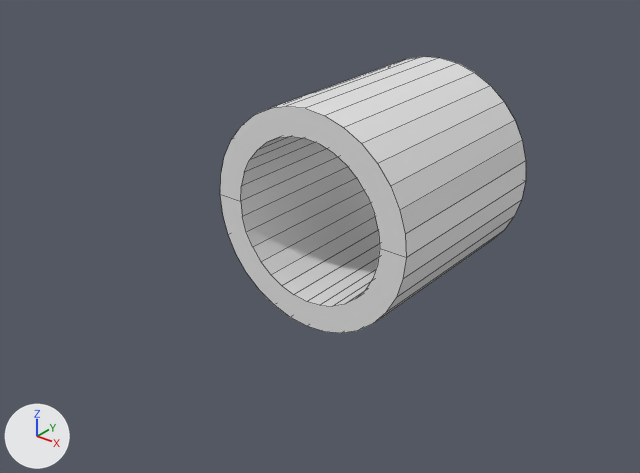
An edit to the Blender file modelos/cilindroRadio.blend, drawn before and after from the same camera.
Camera for both pictures: a 50 mm camera at (4.3, -6.19, 3.14) aimed at (-0.28, -0.47, -0.4). Arrows for +X, +Y and +Z are at lower left; the lights stay in place. Mesh edges are drawn as thin lines.

The scene before the commit, as lines of its bpy script (objects in view):
```python
me_cylinder = bpy.data.meshes.new('Cylinder')
me_cylinder.from_pydata(...)  # 128 vertices, 68 faces; spans x -1.0..1.0, y -1.0..1.0, z -1.0..1.0
ob_cylinder = bpy.data.objects.new('Cylinder', me_cylinder)
ob_cylinder.location = (0.0, 0.0, 0.0)
```
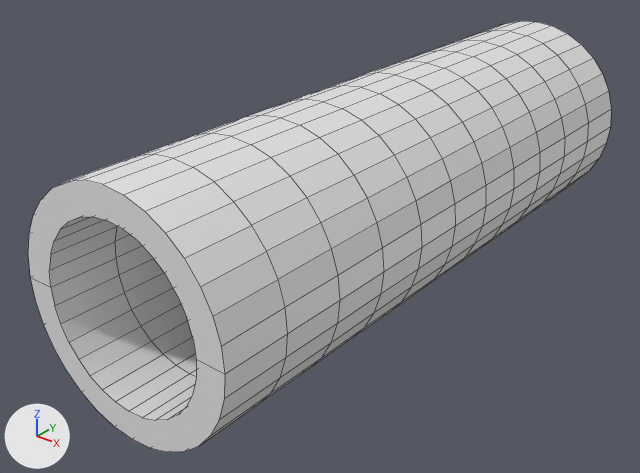
Changed parts and their boxes (x1, y1, x2, y2) in the pictures (640 x 473 px):
'Cylinder', reshaped, rescaled (90% wider, 56% taller): before (220, 57, 526, 333); after (28, 21, 611, 452)
part 1 of me_cylinder, added: after (49, 21, 611, 446)

What changed in the scene script:
```text
Change me_cylinder:
    used by ob_cylinder; location = (0.0, 0.0, 0.0)
    remove me_cylinder.from_pydata(...)  # 128 vertices, 68 faces; spans x -1.0..1.0, y -1.0..1.0, z -1.0..1.0
    add me_cylinder.from_pydata(...)  # 768 vertices, 708 faces; spans x -1.0..1.0, y -1.0..1.0, z -1.0..1.0
    me_cylinder part 1: 640 vertices added at x -1.0..1.0, y -0.8..0.8, z -1.0..1.0
Change ob_cylinder:
    ob_cylinder.scale: (1.0, 1.0, 1.0) -> (1.0, 3.0, 1.0)
```
